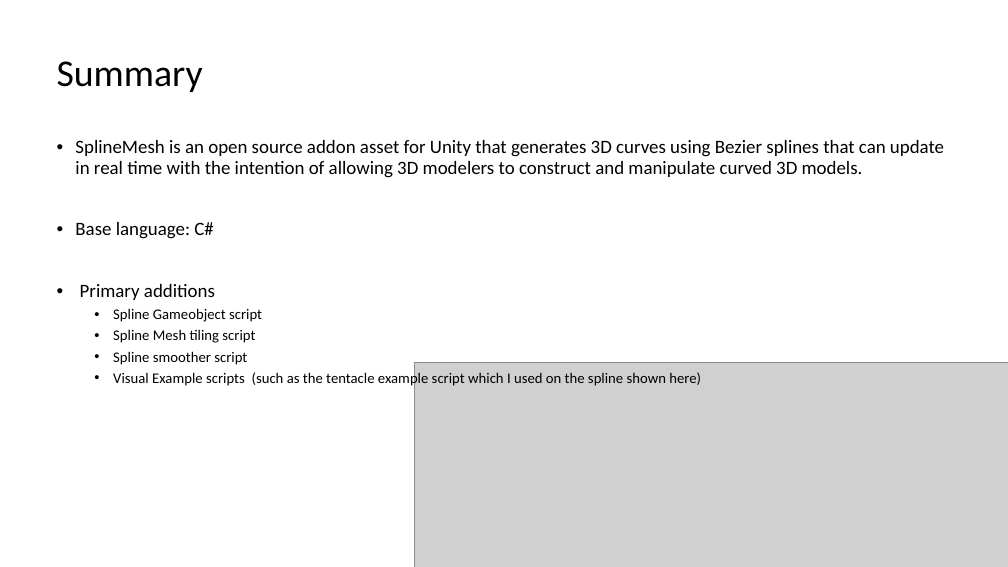
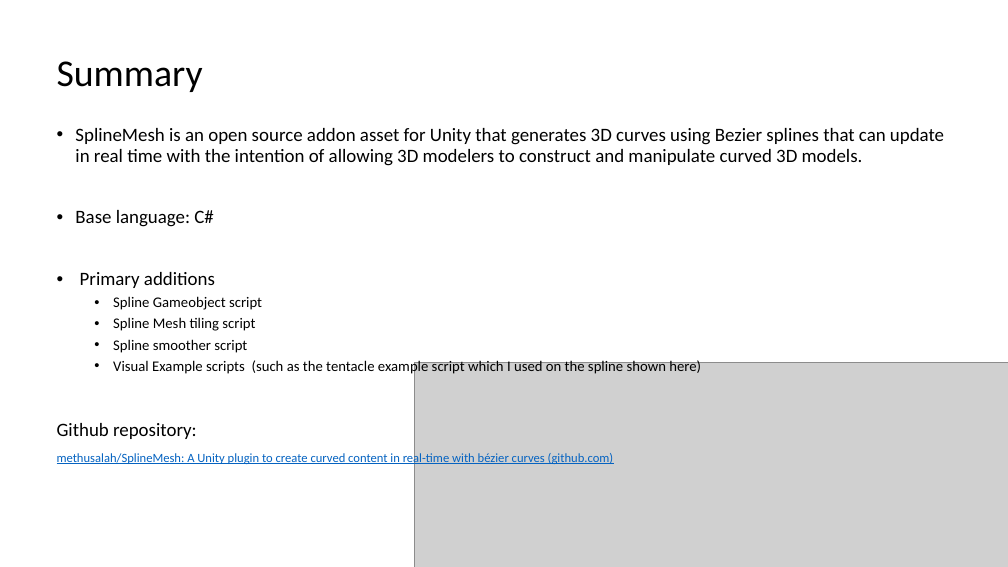
Before and after one commit to cu-numcomp/spring22-project-rollegocoaster, a slide deck: slide 2 of Analysis_Presentation.pptx. Drawn at 1008x567 pixels with LibreOffice and Linux fonts; fonts in the diff are those of the drawing; grey boxes stand for pictures. Boxes give left, top, right and bottom in pixels: in the first picture for what was removed or moved away, otherwise in the second. Text is boxed around its words. In the diff, an @@ line names an element or a change of style, - is before the commit and + after.

Commit message:
Update Analysis_Presentation.pptx
Added a link to the repository analyzed

```diff
--- a/Analysis_Presentation.pptx
+++ b/Analysis_Presentation.pptx
@@ text at box(57, 423, 614, 465): paragraphs added @@
+Github repository:
+methusalah/SplineMesh: A Unity plugin to create curved content in real-time with bézier curves (github.com)
```
